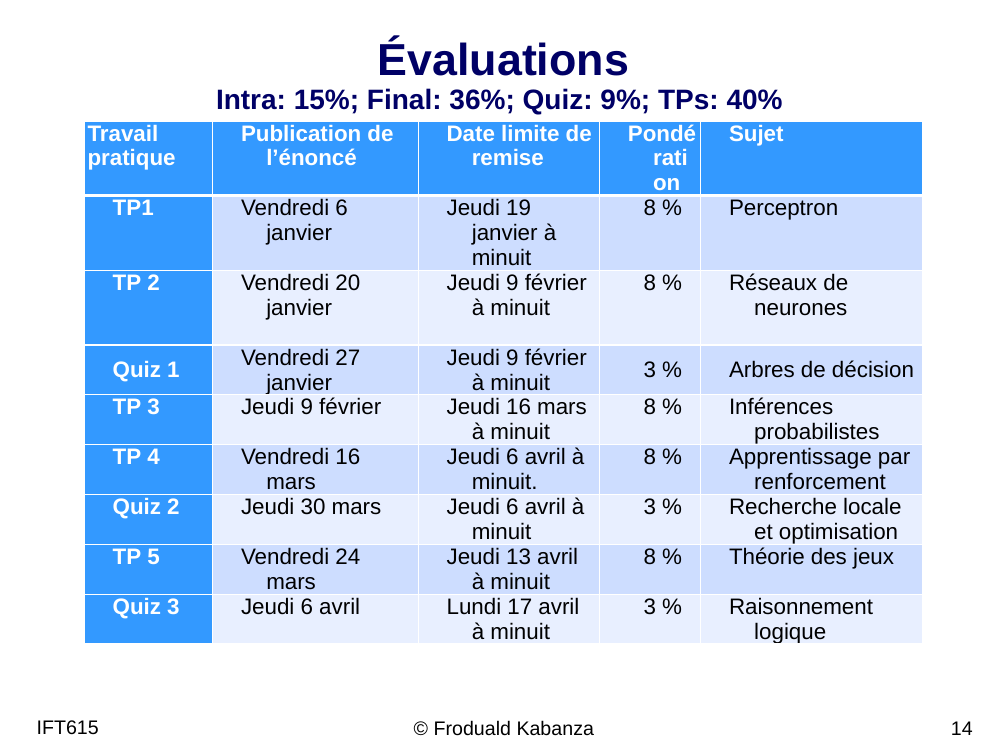
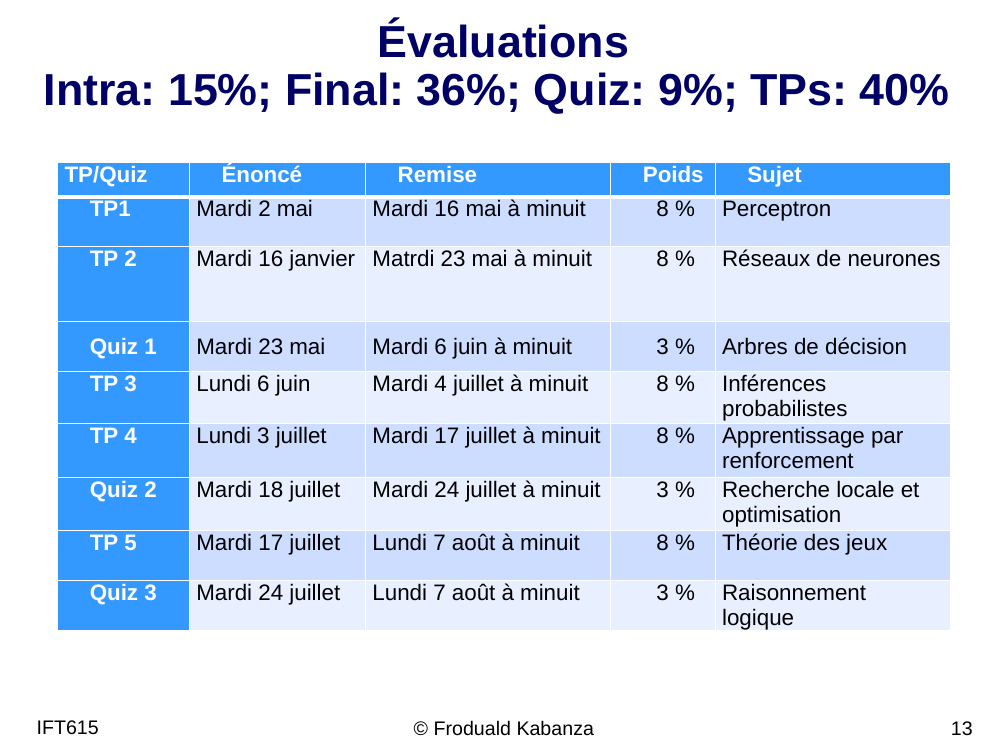
Before and after one commit to djeffkanda/djeffkanda.github.io, a slide deck: slide 13 of ift/assets/slides/ift615-01-Intro.pptx (slide 14 before the commit). Drawn at 1008x756 pixels with LibreOffice and Linux fonts; fonts in the diff are those of the drawing; background and template pictures are left out. Boxes give left, top, right and bottom in pixels: in the first picture for what was removed or moved away, otherwise in the second. Text is boxed around its words. In the diff, an @@ line names an element or a change of style, - is before the commit and + after.

Commit message:
update publications

```diff
--- a/ift/assets/slides/ift615-01-Intro.pptx
+++ b/ift/assets/slides/ift615-01-Intro.pptx
@@ title "Évaluations Intra: 15%; Final: 36%; ..." at <box>44,22,950,114</box>: size 20 to 32 pt in "Intra: 15%; Final: 36%; Quiz: 9%; TPs: ..." @@
@@ table at <box>57,162,951,634</box> @@
-row 1: Travail pratique | Publication de l’énoncé | Date limite de remise | Pondération | Sujet
+row 1: TP/Quiz | Énoncé | Remise | Poids | Sujet
-row 2, column 2: Vendredi 6 janvier
+row 2, column 2: Mardi 2 mai
-row 2, column 3: Jeudi 19 janvier à minuit
+row 2, column 3: Mardi 16 mai à minuit
-row 3, column 2: Vendredi 20 janvier
+row 3, column 2: Mardi 16 janvier
-row 3, column 3: Jeudi 9 février à minuit
+row 3, column 3: Matrdi 23 mai à minuit
-row 4, column 2: Vendredi 27 janvier
+row 4, column 2: Mardi 23 mai
-row 4, column 3: Jeudi 9 février à minuit
+row 4, column 3: Mardi 6 juin à minuit
-row 5, column 2: Jeudi 9 février
+row 5, column 2: Lundi 6 juin
-row 5, column 3: Jeudi 16 mars à minuit
+row 5, column 3: Mardi 4 juillet à minuit
-row 6, column 2: Vendredi 16 mars
+row 6, column 2: Lundi 3 juillet
-row 6, column 3: Jeudi 6 avril à minuit.
+row 6, column 3: Mardi 17 juillet à minuit
-row 7, column 2: Jeudi 30 mars
+row 7, column 2: Mardi 18 juillet
-row 7, column 3: Jeudi 6 avril à minuit
+row 7, column 3: Mardi 24 juillet à minuit
-row 8, column 2: Vendredi 24 mars
+row 8, column 2: Mardi 17 juillet
-row 8, column 3: Jeudi 13 avril à minuit
+row 8, column 3: Lundi 7 août à minuit
-row 9, column 2: Jeudi 6 avril
+row 9, column 2: Mardi 24 juillet
-row 9, column 3: Lundi 17 avril à minuit
+row 9, column 3: Lundi 7 août à minuit
@@ indent changed @@
@@ less space between paragraphs @@
@@ table: place and size @@
-table at <box>85,121,922,647</box>
+table at <box>57,162,951,634</box>
@@ page number at <box>951,721,973,736</box>: text changed @@
-14
+13
```
Also in this commit, not shown: 3 other slides changed, 1 slide removed, 9 other files.
